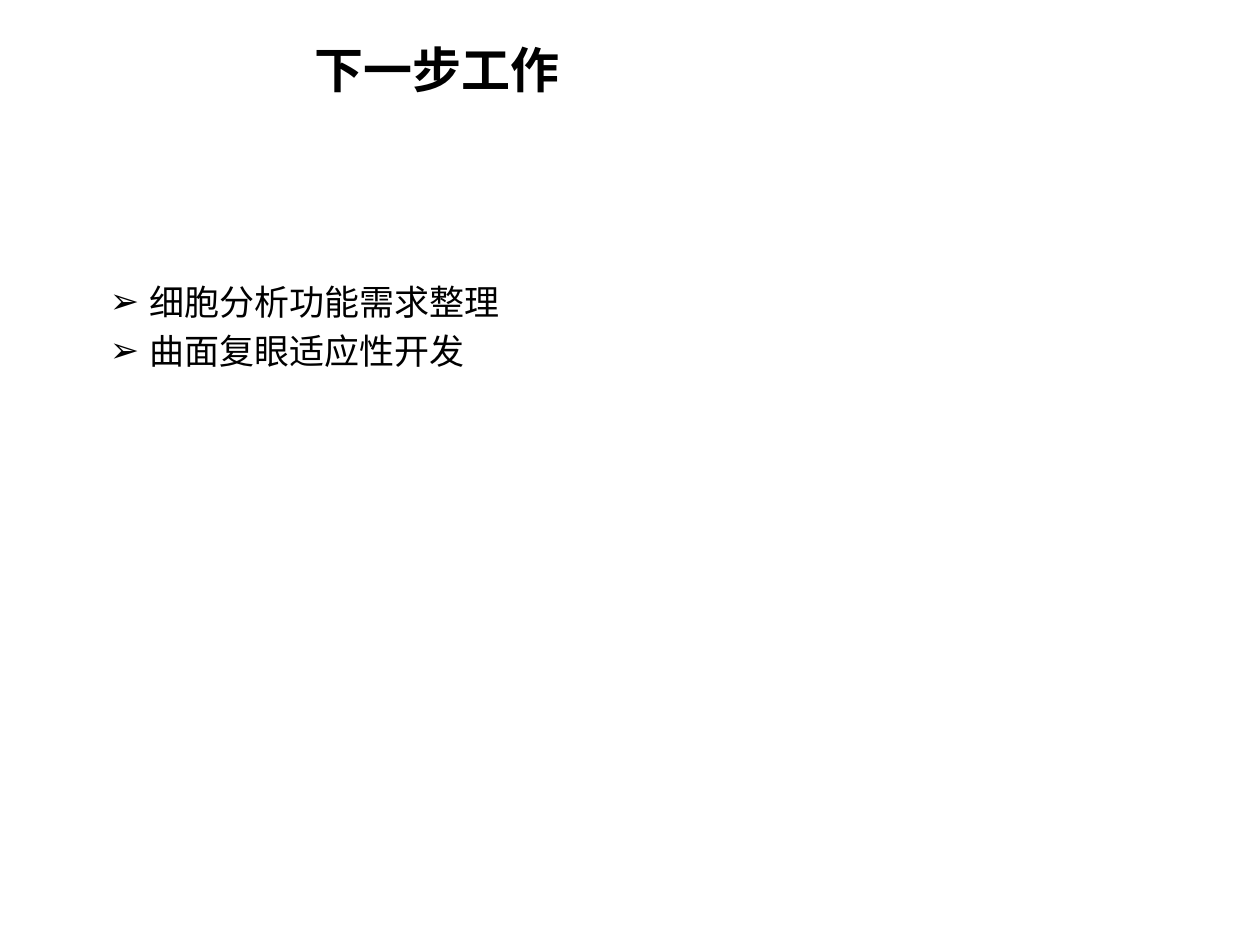
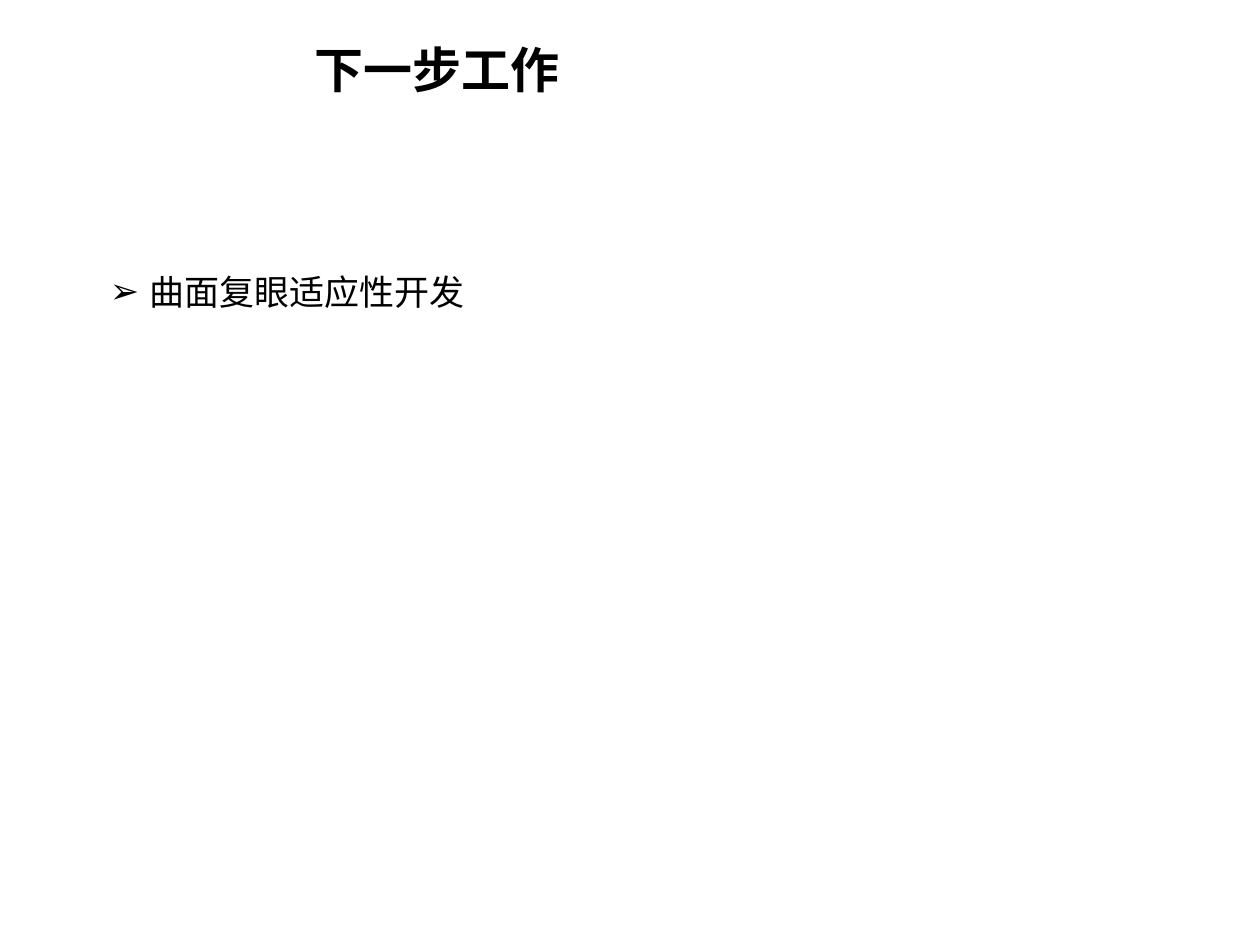
Before and after one commit to ifeelingsNow/MyHouse, a slide deck: slide 9 of 月工作报告_2017_11月__熊欣.pptx (slide 8 before the commit). Drawn at 1260x945 pixels with LibreOffice and Linux fonts; fonts in the diff are those of the drawing; background and template pictures are left out. Boxes give left, top, right and bottom in pixels: in the first picture for what was removed or moved away, otherwise in the second. Text is boxed around its words. In the diff, an @@ line names an element or a change of style, - is before the commit and + after.

```diff
--- a/月工作报告_2017_11月__熊欣.pptx
+++ b/月工作报告_2017_11月__熊欣.pptx
@@ text "曲面复眼适应性开发": place and size @@
-text "曲面复眼适应性开发" at bbox=[149, 285, 500, 367]
+text "曲面复眼适应性开发" at bbox=[149, 275, 464, 308]
@@ text at bbox=[149, 285, 500, 318]: paragraph removed @@
-  ➢ 细胞分析功能需求整理
```
Also in this commit, not shown: 2 other slides changed, 3 slides added, 2 slides removed.
